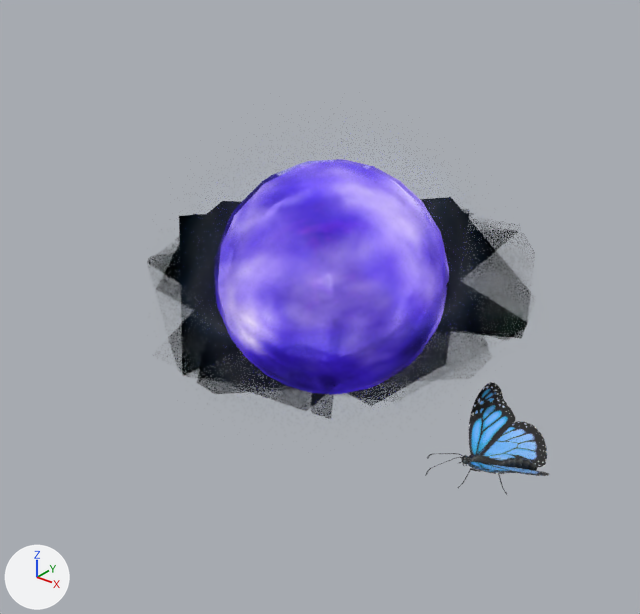
An edit to the glTF model docs/acceptance.glb, drawn before and after from the same camera.
Rendered twice from a 50 mm lens placed at (4.11, -5.28, 4.15), pointed at (0.0, -0.14, 0.96). The axes (+X, +Y, +Z) are drawn at lower left. The lights are the same throughout. Where no turn or scale is listed for an object, it has been applied to the vertices. Vertices at the same position are counted once.

Names of what the first picture shows: 'bubble', 'butterfly.2', 'nadja_text'.
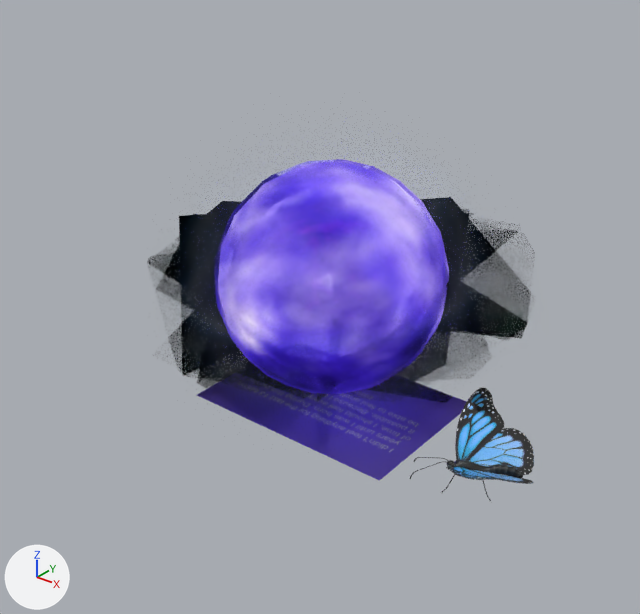
Where the newer file only moved an object's origin or applied its transform, the numbers keep the older frame.

The change, as a list of edits to the scene's bpy script:
```text
Add img_x:
    img_x = load_image('!!!!', '_unpacked/____', 2048, 1447, 'sRGB')
Change mat_nadja_text:
    mat_nadja_text.texture: img_nadja_text -> img_x  # with its transparency
Change me_mesh_0:
    where me_mesh_0.from_pydata(...)  # 4774 vertices, 9356 faces; spans x -0.356..0.489, y -0.454..0.522, z 0.43..0.892
    used by ob_butterfly_2; location = (1.828, -0.69, -0.032)
    me_mesh_0 part 1: the whole mesh is turned -3.7 degrees about the z axis through its middle, then moved by (-0.046, -0.12, 0.0)
Change ob_nadja_text:
    ob_nadja_text.location: (0.036, 0.0, 1.145) -> (0.036, 0.0, 0.018)
    ob_nadja_text.rotation_euler: (1.571, 0.0, 0.0) -> (0.0, 0.0, 3.142)  # degrees (90, 0, 0) -> degrees (0, 0, 180)
    ob_nadja_text.scale: (1.0, 1.0, 1.0) -> (2.03, 2.03, 2.03)
```

Boxes [x1, y1, x2, y2] around the edits, measured in the pictures (640 x 614 px):
'nadja_text', surface changed, moved, turned, rescaled: before [373, 264, 384, 291]; after [197, 366, 466, 481]
'butterfly.2', mesh turned: before [425, 382, 549, 495]; after [410, 387, 534, 501]
